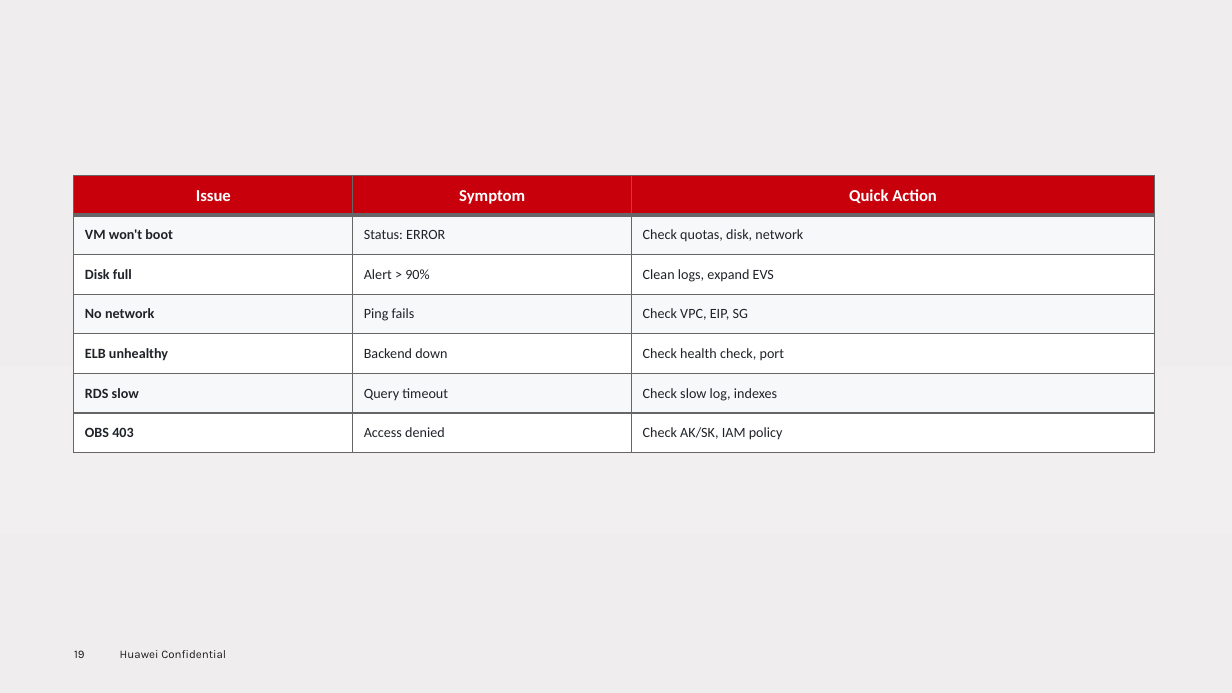
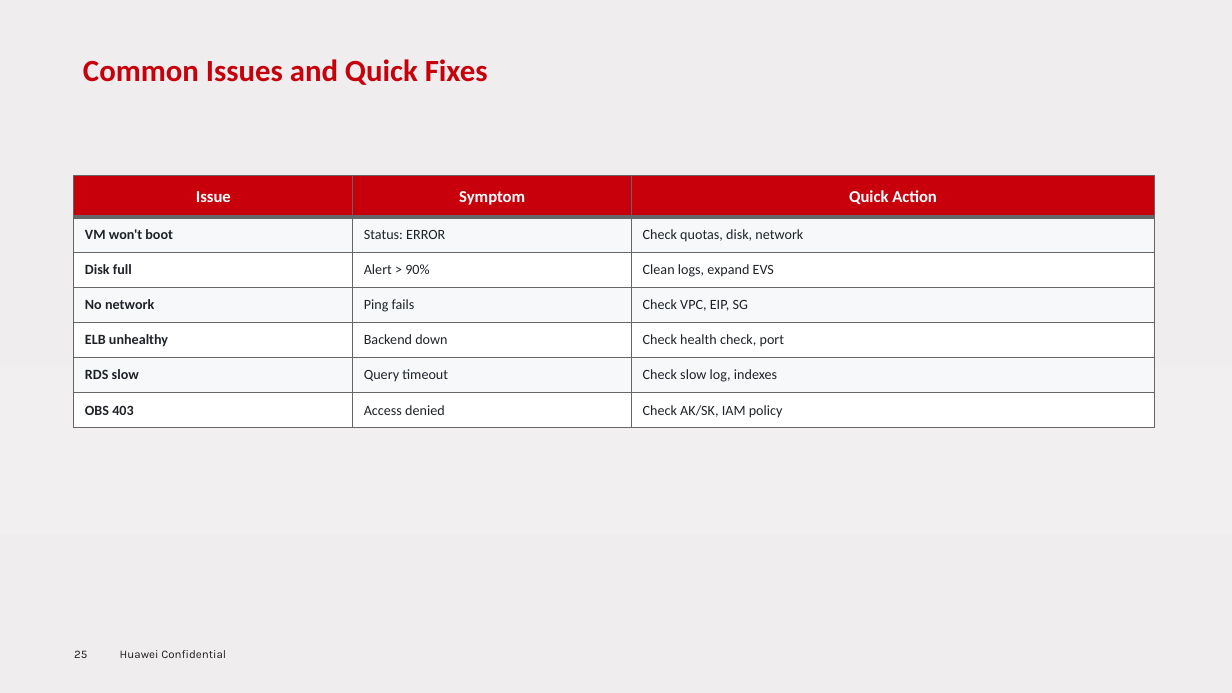
Before and after one commit to RaulMyron/Huawei-doc-templates, a slide deck: slide 25 of examples/ppt/en/sample-en.pptx (slide 19 before the commit). Drawn at 1232x693 pixels with LibreOffice and Linux fonts; fonts in the diff are those of the drawing; background and template pictures are left out. Boxes give left, top, right and bottom in pixels: in the first picture for what was removed or moved away, otherwise in the second. Text is boxed around its words. In the diff, an @@ line names an element or a change of style, - is before the commit and + after.

Commit message:
PPT: split authorship/thank-you slides, auto-fit tables, expand samples
Library (huawei_ppt.py):
- New authorship_slide() for page-2 back cover (author/version/date table,
  left half, never overlaps right-side branding)
- New thank_you_slide() for closing page; last_slide() is now a deprecated
  alias for it
- _strip_thank_you_from_last_page() removes the template's 'Thank you.'
  text box in-memory so the closing slide re-adds it explicitly
- set_title: top default 0.35 -> 0.55, now pins left to LEFT_MARGIN
- add_table: auto-fit row heights to available space, explicit row
  heights prevent auto-expansion, reduced cell margins
- Footer/content Y tuned (0.15" gap above footer)

SKILL.md: document authorship_slide, thank_you_slide; mark last_slide
deprecated; update skeleton and quick-start steps.

Samples (pt-br, en): expand Serviços chapter with per-service detail
slides (Computação, Armazenamento, Rede, BD, ...) adding an 'O Que
Verificar Primeiro' column; regenerate both decks.

```diff
--- a/examples/ppt/en/sample-en.pptx
+++ b/examples/ppt/en/sample-en.pptx
@@ title added at (83, 59, 488, 85), 24 pt, text #C7000B, bold @@
+Common Issues and Quick Fixes
@@ table: place and size @@
-table at (74, 175, 1154, 453)
+table at (74, 175, 1154, 428)
@@ page number at (74, 650, 87, 658): text changed @@
-19
+25
```
Also in this commit, not shown: 17 other slides changed, 7 slides added, 1 slide removed, 5 other files.
